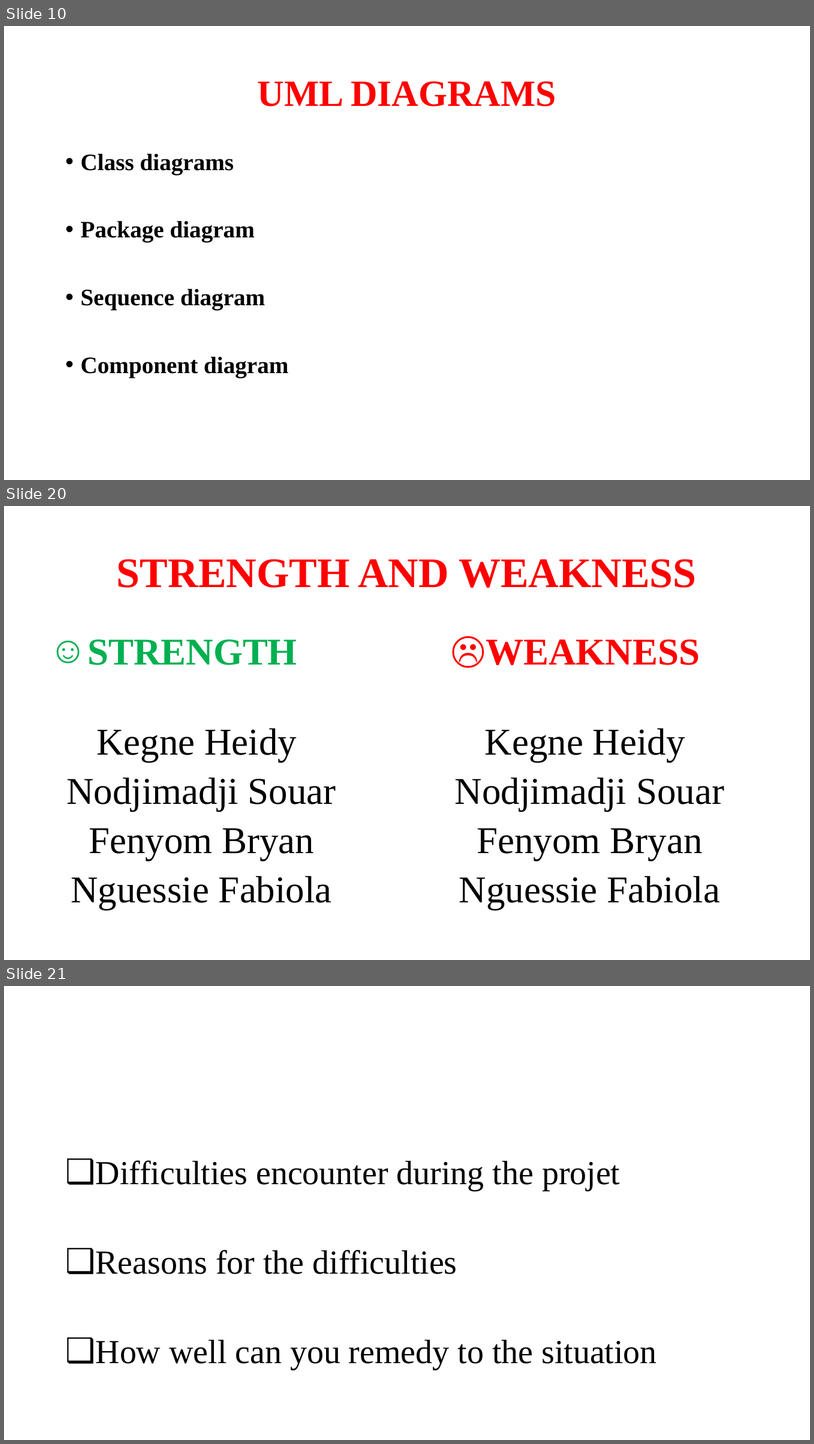
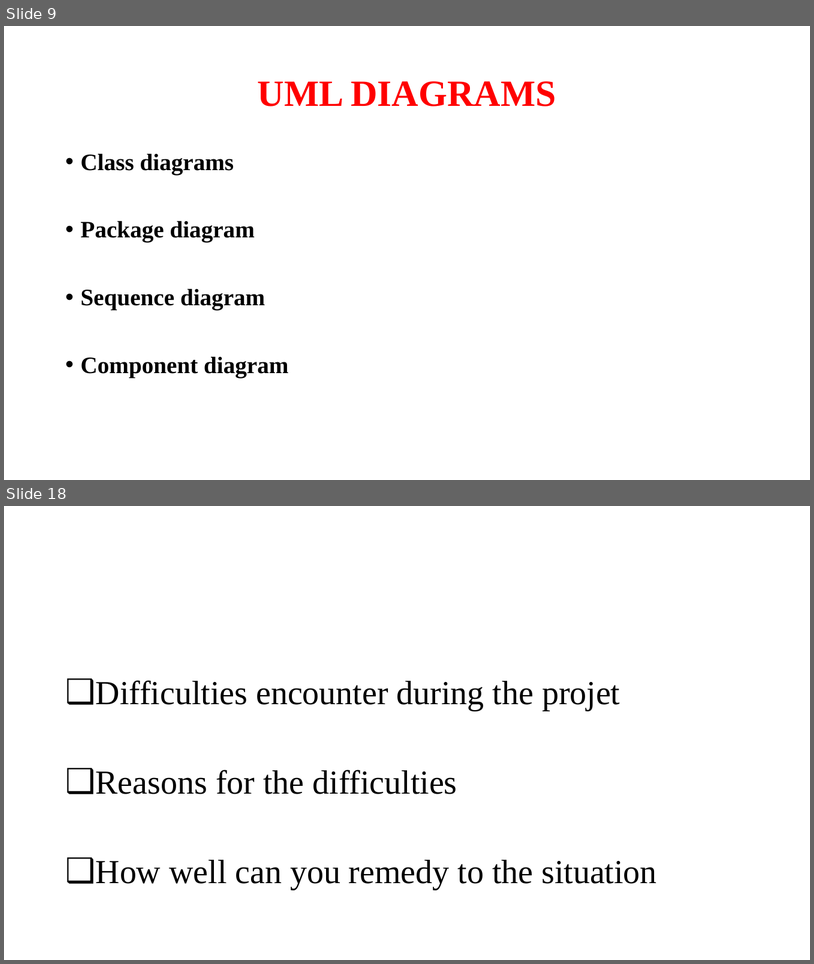
Before and after one commit to Djondang/Projet_UML-Java, a slide deck: model/PROJET UML.pptx. Shown one above the other, each under a label of ours: slides 10, 20 and 21 before the commit, slides 9 and 18 after it; the slides between them are not shown. The pictures are 814x1444 and 814x964 pixels, drawn with LibreOffice and Linux fonts; fonts in the diff are those of the drawing; background and template pictures are left out. Boxes give left, top, right and bottom in pixels: in the first picture for what was removed or moved away, otherwise in the second. Text is boxed around its words. In the diff, an @@ line names an element or a change of style, - is before the commit and + after.

```diff
--- a/model/PROJET UML.pptx
+++ b/model/PROJET UML.pptx
@@ slide 20 removed at [4,506,810,960], background #FFFFFF @@
@@ title removed at [117,559,697,588] @@
-STRENGTH AND WEAKNESS
@@ text removed at [66,639,336,910] @@
-☺ STRENGTH
-Kegne Heidy
-Nodjimadji Souar
-Fenyom Bryan
-Nguessie Fabiola
@@ text removed at [455,639,725,910] @@
-☹ WEAKNESS
-Kegne Heidy
-Nodjimadji Souar
-Fenyom Bryan
-Nguessie Fabiola
@@ what was slide 10 is now slide 9 @@
@@ what was slide 21 is now slide 18 @@
```
Also in this commit, not shown: 11 slides changed, 1 slide added, 3 other slides removed.
